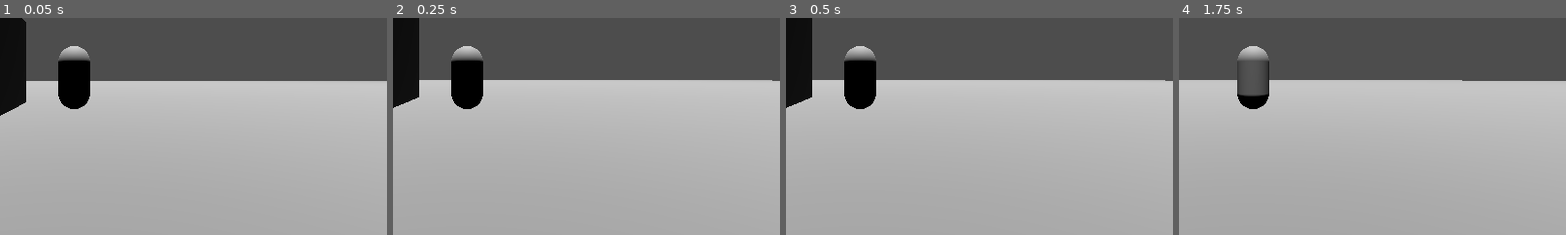
Above: before the commit, frames 1-4 (left to right).
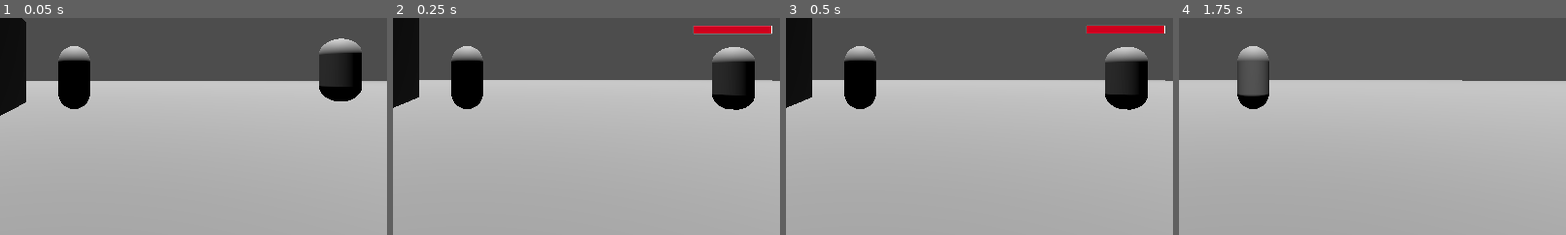
Above: after the commit, the same moments.

Repository: workingSpear/Metapathic
Game: Godot game, scene res://Scenes/test.tscn
The game is run twice, just before and just after one commit, with the same random seed, the same clock (stepped at 60 frames per second) and the same inputs. The project has no main scene, so this scene is started directly.
Inputs (mouse positions are % of the whole screen's width and height, from its top left):
- Up to frame 1 (0.05 s): no input
- Up to frame 2 (0.25 s): no input
- Up to frame 3 (0.5 s): no input
- Up to frame 4 (1.75 s): move the mouse to (55, 50) at 0.52 s; hold W (forward) from 0.53 s (still down); tap Shift (dive) at 0.6 s; tap Space (jump) at 0.77, 1.52 s; move the mouse to (45, 50) at 1.27 s; tap Ctrl (sprint) at 1.35 s
The pictures show only the part of the screen within x 40-90%, y 36-86%; the shares and areas given below are measured in that part.

The runs differ from the first frame. In frame 1, 2.8% of the frame differs, in the area x 82-94%, y 9-39%; in frame 2, 3.6%, in the area x 77-98%, y 3-43%; in frame 3, 3.5%; in frame 4, nothing differs.

Commit message:
Added an enemy instance to the test scene and added die() function

Diff:
--- a/Scenes/enemy.tscn
+++ b/Scenes/enemy.tscn
@@ -11,6 +11,8 @@
 viewport_path = NodePath("Healthbar Viewport")
 
 [node name="Enemy" type="RigidBody3D" unique_id=355322654]
+axis_lock_angular_x = true
+axis_lock_angular_z = true
 script = ExtResource("1_hghv2")
 
 [node name="CollisionShape3D" type="CollisionShape3D" parent="." unique_id=193523981]
--- a/Scenes/test.tscn
+++ b/Scenes/test.tscn
@@ -1,6 +1,7 @@
 [gd_scene format=3 uid="uid://dukooihowntnv"]
 
 [ext_resource type="PackedScene" uid="uid://c4w4pr86rhyji" path="res://Scenes/player.tscn" id="1_lc1oi"]
+[ext_resource type="PackedScene" uid="uid://cdwsjr0c3axjk" path="res://Scenes/enemy.tscn" id="2_8od7v"]
 
 [sub_resource type="StandardMaterial3D" id="StandardMaterial3D_o3qbn"]
 albedo_color = Color(0.4506483, 0.4506483, 0.45064825, 1)
@@ -29,3 +30,6 @@
 
 [node name="Player" parent="." unique_id=1691484442 instance=ExtResource("1_lc1oi")]
 transform = Transform3D(1, 0, 0, 0, 1, 0, 0, 0, 1, 0, 2.0508358, 0)
+
+[node name="Enemy" parent="." unique_id=355322654 instance=ExtResource("2_8od7v")]
+transform = Transform3D(1, 0, 0, 0, 1, 0, 0, 0, 1, 8.41791, 2.242251, 0)
--- a/Scripts/Enemy/enemy.gd
+++ b/Scripts/Enemy/enemy.gd
@@ -21,4 +21,5 @@
 		die()
 
 func die() -> void:
-	pass
+	print(owner.name + ": Died")
+	queue_free()
